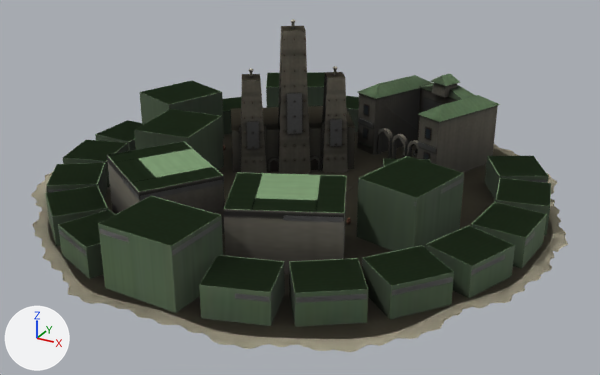
The glTF model src/assets/map/towns/gunpowder-town-big-b-maghreb.glb: old version first, new version second.
Before and after are seen from a camera (50 mm lens) standing at (5.41, -9.81, 5.03) and looking at (0.17, -0.28, 0.26). The lights are fixed; the arrows at lower left show +X, +Y and +Z. The older version comes first. Where no turn or scale is listed for an object, it has been applied to the vertices. Vertices at exactly the same position are counted once.
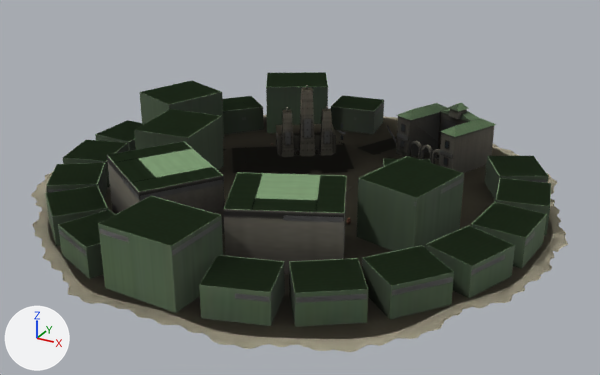
Pixel boxes [x1, y1, x2, y2] of what changed, in the pictures (600 x 375 px; the box of a moved part takes in the faces that stretch with it):
'Mesh_0', reshaped (16% shorter)
    before: [31, 19, 568, 352]
    after: [31, 72, 568, 352]
'Mesh_1', reshaped
    before: [245, 20, 554, 272]
    after: [112, 103, 554, 310]
part 1 of me_mesh_0, moved or reshaped
    before: [278, 26, 311, 174]
    after: [300, 87, 315, 156]
part 2 of me_mesh_0, moved or reshaped
    before: [223, 38, 500, 173]
    after: [271, 94, 496, 166]
part 3 of me_mesh_0, moved or reshaped
    before: [31, 134, 237, 295]
    after: [31, 125, 278, 295]
part 4 of me_mesh_1, moved or reshaped
    before: [247, 71, 498, 171]
    after: [295, 107, 494, 168]
part 5 of me_mesh_2, moved or reshaped
    before: [231, 106, 355, 173]
    after: [276, 124, 336, 156]
part 6 of me_mesh_2, moved or reshaped
    before: [241, 74, 267, 173]
    after: [282, 110, 294, 157]
part 7 of me_mesh_2, moved or reshaped
    before: [357, 94, 487, 172]
    after: [396, 118, 486, 173]
part 8 of me_mesh_2, moved or reshaped
    before: [247, 124, 391, 172]
    after: [296, 120, 419, 155]

What changed in the scene script:
```text
Change me_mesh_0:
    used by ob_mesh_0; location = (-4.0, 4.04, 0.0)
    remove me_mesh_0.from_pydata(...)  # 6878 vertices, 11522 faces; spans x 0.0..7.89, y -7.94..0.0, z 0.0..2.39
    add me_mesh_0.from_pydata(...)  # 6878 vertices, 11522 faces; spans x 0.0..7.89, y -7.94..0.0, z 0.0..1.2
    me_mesh_0 part 1: the loose piece of 8 vertices spanning x 3.13..3.8, y -3.57..-2.91, z 0.0..2.26 is scaled about its middle by 0.502, then moved by (-0.13, 0.67, -0.56)
    me_mesh_0 part 2: 1482 of 6878 vertices moved; they spanned x 1.99..6.17, y -3.84..-0.7, z 0.0..2.16 and now span x 2.6..6.16, y -2.87..-1.01, z 0.0..1.09; mean shift (0.04, 0.46, -0.31); largest move (3.48, -3.53, 2.16) -> (3.35, -2.71, 1.09)
    me_mesh_0 part 3: 31 of 6878 vertices moved; they spanned x 0.28..3.05, y -7.6..-1.66, z 0.03 and now span x 0.28..3.05, y -7.6..-1.66, z 0.03; mean shift (0.0, 0.0, 0.0); largest move (0.75, -2.16, 0.03) -> (2.22, -7.11, 0.03)
    other edits to the shape of me_mesh_0 do not show in these pictures
Change me_mesh_1:
    used by ob_mesh_1; location = (-4.0, 4.04, 0.0)
    remove me_mesh_1.from_pydata(...)  # 5673 vertices, 6242 faces; spans x 0.0..7.89, y -7.94..0.0, z 0.0..2.39
    add me_mesh_1.from_pydata(...)  # 5673 vertices, 6242 faces; spans x 0.0..7.89, y -7.94..0.0, z 0.0..1.22
    me_mesh_1 part 4: 1431 of 5673 vertices moved; they spanned x 2.13..6.17, y -3.87..-0.7, z 0.0..2.16 and now span x 2.67..6.16, y -2.88..-1.01, z 0.0..1.09; mean shift (-0.09, 0.5, -0.36); largest move (3.48, -3.53, 2.16) -> (3.35, -2.71, 1.09)
    other edits to the shape of me_mesh_1 do not show in these pictures
Change me_mesh_2:
    used by ob_mesh_2; location = (-4.0, 4.04, 0.0)
    remove me_mesh_2.from_pydata(...)  # 624 vertices, 726 faces; spans x 0.0..7.89, y -7.94..0.0, z 0.0..2.35
    add me_mesh_2.from_pydata(...)  # 624 vertices, 726 faces; spans x 0.0..7.89, y -7.94..0.0, z 0.0..1.18
    me_mesh_2 part 5: the loose piece of 8 vertices spanning x 2.12..4.3, y -3.85..-1.88, z 0.0..0.72 is scaled about its middle by 0.502, then moved by (0.0, 0.49, -0.18)
    me_mesh_2 part 6: the loose piece of 8 vertices spanning x 2.65..3.23, y -3.89..-3.3, z 0.0..1.54 is scaled about its middle by 0.502, then moved by (0.13, 0.85, -0.38)
    me_mesh_2 part 7: the loose piece of 20 vertices spanning x 3.96..6.13, y -2.66..-0.74, z 0.0..1.0 is scaled about its middle by 0.691, then moved by (0.33, 0.0, -0.15)
    me_mesh_2 part 8: 114 of 624 vertices moved; they spanned x 2.8..5.55, y -3.84..-1.22, z 0.0..2.35 and now span x 3.0..5.73, y -2.87..-1.37, z 0.0..1.18; mean shift (-0.07, 0.6, -0.26); largest move (3.47, -3.26, 2.35) -> (3.34, -2.58, 1.18)
    other edits to the shape of me_mesh_2 do not show in these pictures
```
